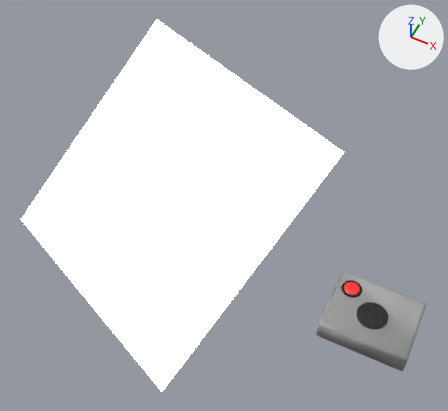
A saved change to the Blender file src/img/joystick-angle.blend.
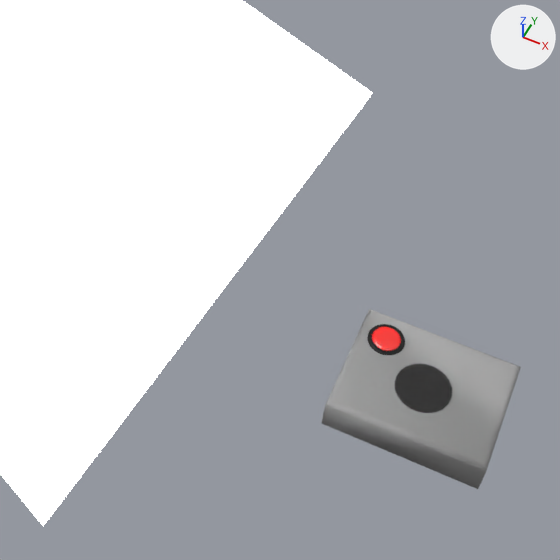
Each version is shown whole from a camera (50 mm lens) standing at (0.45, -10.22, 15.57) and looking at (-3.94, -1.45, 4.61), then close up on the part from 31% to 100% of the width and 25% to 100% of the height. Lighting does not change. The marker at upper right points along +X, +Y and +Z.
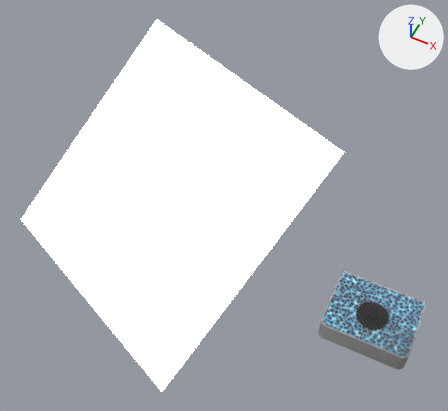
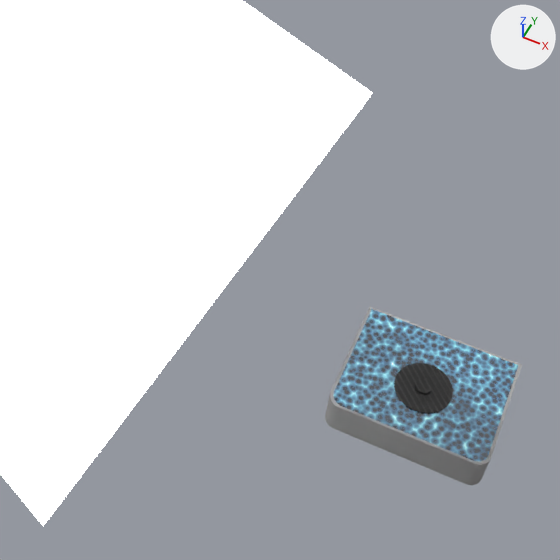
ob_hole is not drawn itself; it is used by a modifier of ob_dustcover, ob_platform, ob_case.

Where the change shows, as pixel boxes (x1, y1, x2, y2) in the close-ups (560 x 560 px):
'Platform', shading changed, reshaped, moved, rescaled, recoloured, modifiers changed (grey to blue, 7% narrower, 15% shorter): before (322, 309, 521, 489); after (333, 309, 518, 461)
'Case', added: after (325, 307, 522, 485)
'DustCover', reshaped, moved, rescaled: before (395, 364, 452, 413); after (394, 363, 453, 413)
'Icosphere.001', deleted: before (372, 327, 401, 351)
'Cylinder.001', deleted: before (367, 324, 405, 355)
part 1 of me_cylinder_001, added (black): after (394, 363, 453, 413)
part 2 of me_cube_001, shading changed: (329, 311, 517, 485) in both

The change, as a list of edits to the scene's bpy script:
```text
Add mat_face:
    mat_face = bpy.data.materials.new('Face')
    # nodes: BsdfAnisotropic, BsdfDiffuse, Math, MixShader, OutputMaterial, RGBCurve, TexCoord, TexVoronoi
    # colours: white #ffffff
Change me_cylinder_001:
    used by ob_dustcover; location = (0.0, -0.1, 0.61); scale = (0.327, 0.327, 0.327)
    remove me_cylinder_001.from_pydata(...)  # 64 vertices, 34 faces; spans x -1.34..1.34, y -1.34..1.34, z -0.63..0.12
    add me_cylinder_001.from_pydata(...)  # 84 vertices, 44 faces; spans x -0.44..0.44, y -0.44..0.44, z -0.01..0.01
    me_cylinder_001 part 1
    84 vertices are added at x -0.44..0.44, y -0.44..0.44, z -0.01..0.01
    44 new faces join them
Change me_cube_001:
    where me_cube_001.from_pydata(...)  # 8 vertices, 6 faces; spans x -1.25..1.25, y -1.0..1.0, z 0.0..0.64
    me_cube_001 part 2: all faces are now shaded flat (6 of 6 changed)
Remove ob_cylinder_001:
    ob_cylinder_001 = bpy.data.objects.new('Cylinder.001', me_cylinder_003)
Remove ob_icosphere_001:
    ob_icosphere_001 = bpy.data.objects.new('Icosphere.001', me_icosphere_001)
Change ob_dustcover:
    ob_dustcover.scale: (0.327, 0.327, 0.327) -> (1.0, 1.0, 1.0)
    ob_dustcover.location: (0.0, -0.1, 0.61) -> (0.0, -0.1, 0.65)
Change ob_platform:
    ob_platform.location: (0.0, 0.0, 0.0) -> (0.0, 0.0, 0.62)
    ob_platform.scale: (1.0, 1.0, 1.0) -> (0.962, 0.962, 0.0305)
    add ob_platform.material_slots[0].link = 'OBJECT'; ob_platform.material_slots[0].material = mat_face
    where _m = ob_platform.modifiers.new('Bevel', 'BEVEL')
    add _m.width = 0.2
    add _m.width_pct = 0.2
    _m.segments: 4 -> 16
    where _m = ob_platform.modifiers.new('Bevel', 'BEVEL')
    _m.vertex_group: 'top' -> 'frontLeft'
    add _m = ob_platform.modifiers.new('Bevel.001', 'BEVEL')
    add _m.width = 0.2
    add _m.width_pct = 0.2
    add _m.segments = 16
    add _m.limit_method = 'VGROUP'
    add _m.vertex_group = 'frontRight'
    add _m.spread = 0.0
    add _m = ob_platform.modifiers.new('Boolean', 'BOOLEAN')
    add _m.object = ob_hole
    add _m.solver = 'FLOAT'
    add _m = ob_platform.modifiers.new('Boolean.001', 'BOOLEAN')
    add _m.solver = 'FLOAT'
Add ob_hole:
    ob_hole = bpy.data.objects.new('Hole', me_cylinder)  # 128 vertices, 98 faces; spans x -0.167..0.167, y -0.167..0.167, z -0.225..0.225
    ob_hole.location = (0.0, -0.102, 0.472)
Add ob_case:
    ob_case = bpy.data.objects.new('Case', me_cube_001)  # modifiers BEVEL, BEVEL, BOOLEAN, BOOLEAN
    ob_case.location = (0.0, 0.0, 0.0)
```
